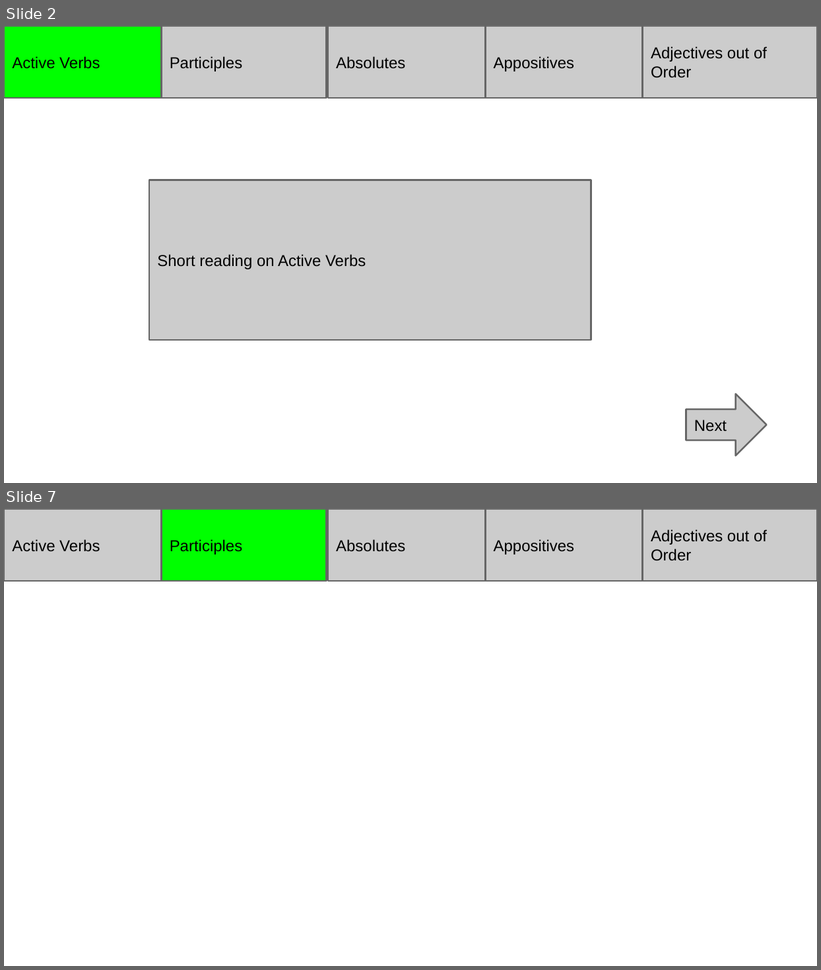
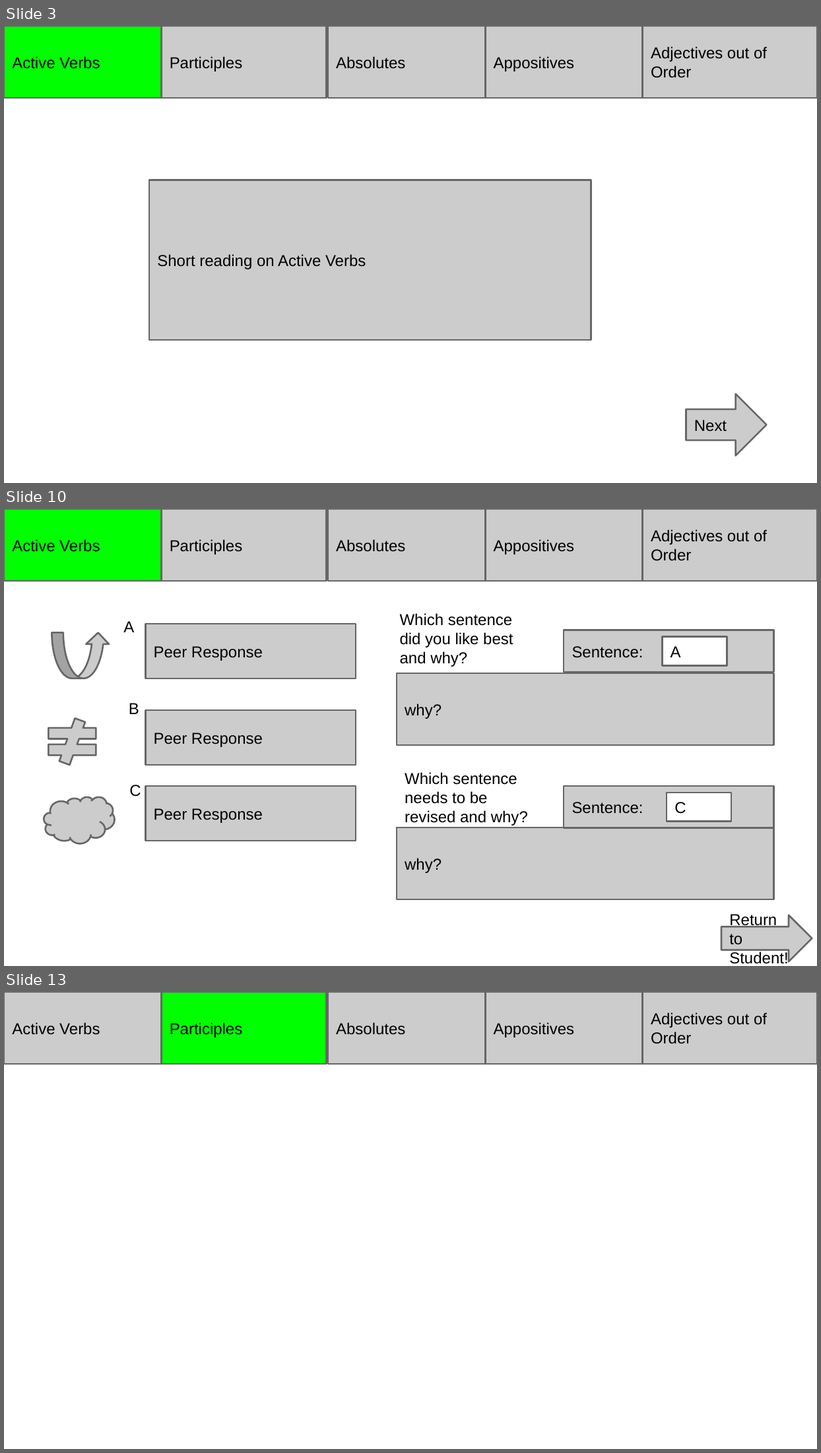
Before and after one commit to nealyoung/GrammarBrushstrokes, a slide deck: Mock-Up 1.pptx. Shown one above the other, each under a label of ours: slides 2 and 7 before the commit, slides 3, 10 and 13 after it; the slides between them are not shown. The pictures are 821x970 and 821x1453 pixels, drawn with LibreOffice and Linux fonts; fonts in the diff are those of the drawing. Boxes give left, top, right and bottom in pixels: in the first picture for what was removed or moved away, otherwise in the second. Text is boxed around its words. In the diff, an @@ line names an element or a change of style, - is before the commit and + after.

```diff
--- a/Mock-Up 1.pptx
+++ b/Mock-Up 1.pptx
@@ slide 10 added at (4, 509, 817, 966), background #FFFFFF @@
@@ rectangle added at (4, 509, 162, 582), fill #00FF00, outline #666666 1.5 pt, 14 pt, text #000000 @@
+Active Verbs
@@ rectangle added at (162, 509, 327, 582), fill #CCCCCC, outline #666666 1.5 pt, 14 pt, text #000000 @@
+Participles
@@ rectangle added at (327, 509, 485, 582), fill #CCCCCC, outline #666666 1.5 pt, 14 pt, text #000000 @@
+Absolutes
@@ rectangle added at (485, 509, 643, 582), fill #CCCCCC, outline #666666 1.5 pt, 14 pt, text #000000 @@
+Appositives
@@ rectangle added at (643, 509, 817, 582), fill #CCCCCC, outline #666666 1.5 pt, 14 pt, text #000000 @@
+Adjectives out of Order
@@ text added at (123, 621, 134, 632), 14 pt, text #000000 @@
+A
@@ rectangle added at (145, 624, 356, 678), fill #CCCCCC, outline #666666 1.5 pt, 14 pt, text #000000 @@
+Peer Response
@@ text added at (400, 613, 513, 667), 14 pt, text #000000 @@
+Which sentence did you like best and why?
@@ curved up arrow added at (52, 632, 110, 678), fill #CCCCCC, outline #666666 1.5 pt @@
@@ rectangle added at (564, 630, 774, 671), fill #CCCCCC, outline #666666 1.5 pt, 14 pt, text #000000 @@
+Sentence:
@@ rectangle added at (663, 636, 727, 666), fill #FFFFFF, outline #666666 1.5 pt, 14 pt, text #000000 @@
+A
@@ rectangle added at (397, 673, 774, 746), fill #CCCCCC, outline #666666 1.5 pt, 14 pt, text #000000 @@
+why?
@@ text added at (129, 703, 139, 714), 14 pt, text #000000 @@
+B
@@ math not equal added at (40, 719, 105, 765), fill #CCCCCC, outline #666666 1.5 pt @@
@@ rectangle added at (145, 711, 356, 765), fill #CCCCCC, outline #666666 1.5 pt, 14 pt, text #000000 @@
+Peer Response
@@ text added at (129, 785, 141, 797), 14 pt, text #000000 @@
+C
@@ text added at (405, 772, 528, 826), 14 pt, text #000000 @@
+Which sentence needs to be revised and why?
@@ cloud added at (44, 797, 115, 843), fill #CCCCCC, outline #666666 1.5 pt @@
@@ rectangle added at (145, 786, 356, 841), fill #CCCCCC, outline #666666 1.5 pt, 14 pt, text #000000 @@
+Peer Response
@@ rectangle added at (564, 786, 774, 828), fill #CCCCCC, outline #666666 1.5 pt, 14 pt, text #000000 @@
+Sentence:
@@ rectangle added at (667, 793, 732, 822), fill #FFFFFF, outline #666666 1.5 pt, 14 pt, text #000000 @@
+C
@@ rectangle added at (397, 828, 774, 900), fill #CCCCCC, outline #666666 1.5 pt, 14 pt, text #000000 @@
+why?
@@ right arrow added at (721, 916, 812, 962), fill #CCCCCC, outline #666666 1.5 pt, 14 pt, text #000000 @@
+Return to Student!
@@ what was slide 2 is now slide 3 @@
@@ what was slide 7 is now slide 13 @@
```
Also in this commit, not shown: 5 slides changed, 5 other slides added.
